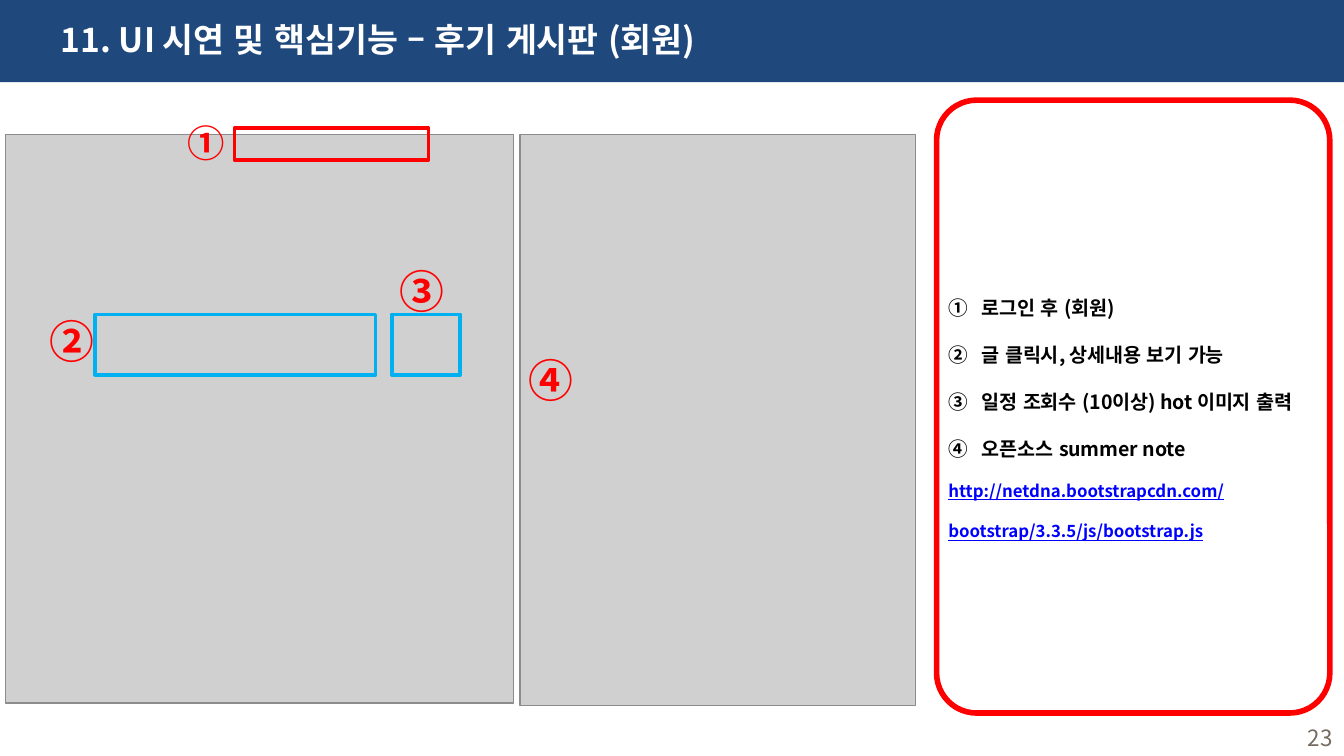
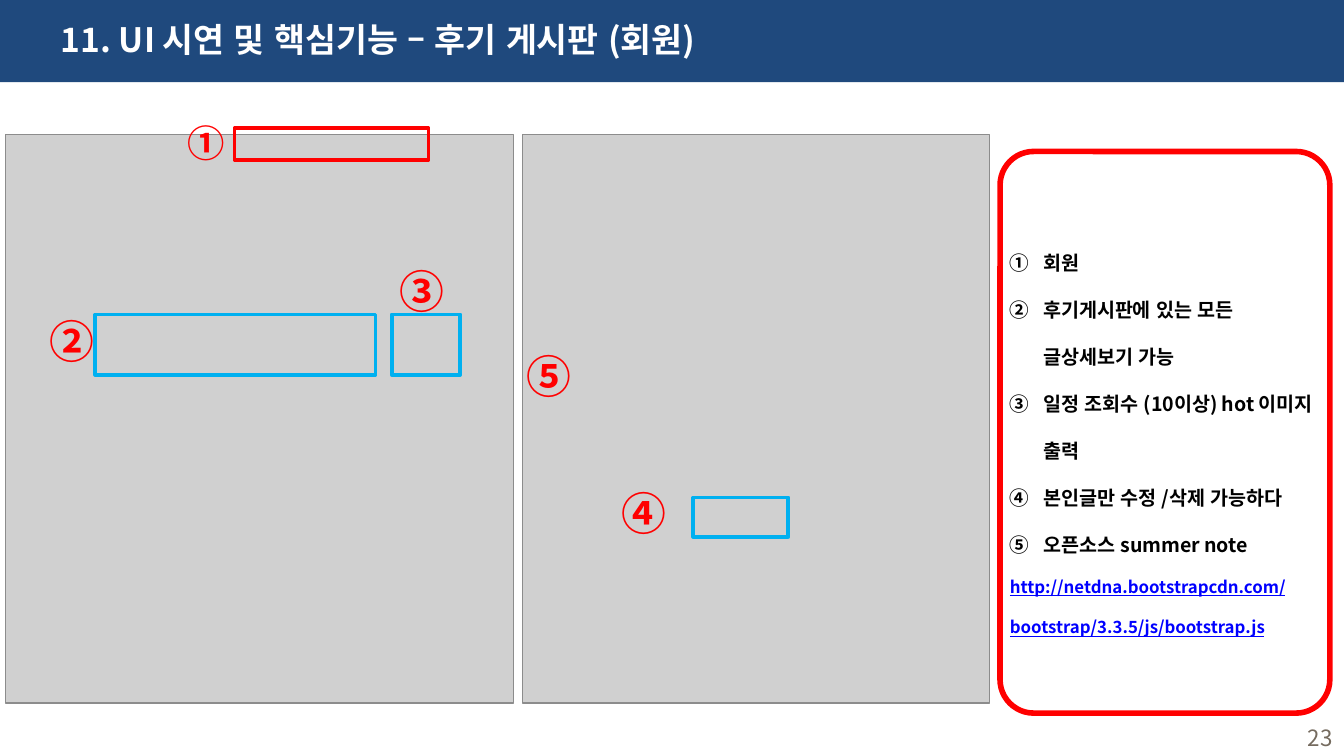
Before and after one commit to haryoung1/1st-dentalproject, a slide deck: slide 23 of 0317_치카치카치과.pptx. Drawn at 1344x756 pixels with LibreOffice and Linux fonts; fonts in the diff are those of the drawing; grey boxes stand for pictures. Boxes give left, top, right and bottom in pixels: in the first picture for what was removed or moved away, otherwise in the second. Text is boxed around its words. In the diff, an @@ line names an element or a change of style, - is before the commit and + after.

```diff
--- a/0317_치카치카치과.pptx
+++ b/0317_치카치카치과.pptx
@@ picture: place and size @@
-picture at (520,134,915,706)
+picture at (523,134,989,703)
@@ rounded rectangle "회원": place and size @@
-rounded rectangle "회원" at (937,101,1331,714)
+rounded rectangle "회원" at (1000,152,1329,714)
@@ text in rounded rectangle at (1043,253,1234,366): text changed @@
-1. 로그인 후 (회원)
-2. 글 클릭시, 상세내용 보기 가능
+1. 회원
+2. 후기게시판에 있는 모든 글상세보기 가능
@@ text added at (526,355,571,397), 24 pt, text #FF0000, bold @@
+⑤
@@ text "④": place and size @@
-text "④" at (528,359,573,401)
+text "④" at (622,492,667,534)
@@ rectangle added at (694,497,789,536), outline #00B0F0 2 pt @@
@@ text in rounded rectangle at (1043,488,1283,509): paragraph added @@
+4. 본인글만 수정 /삭제 가능하다
```
Also in this commit, not shown: 6 other slides changed, 2 other files.
